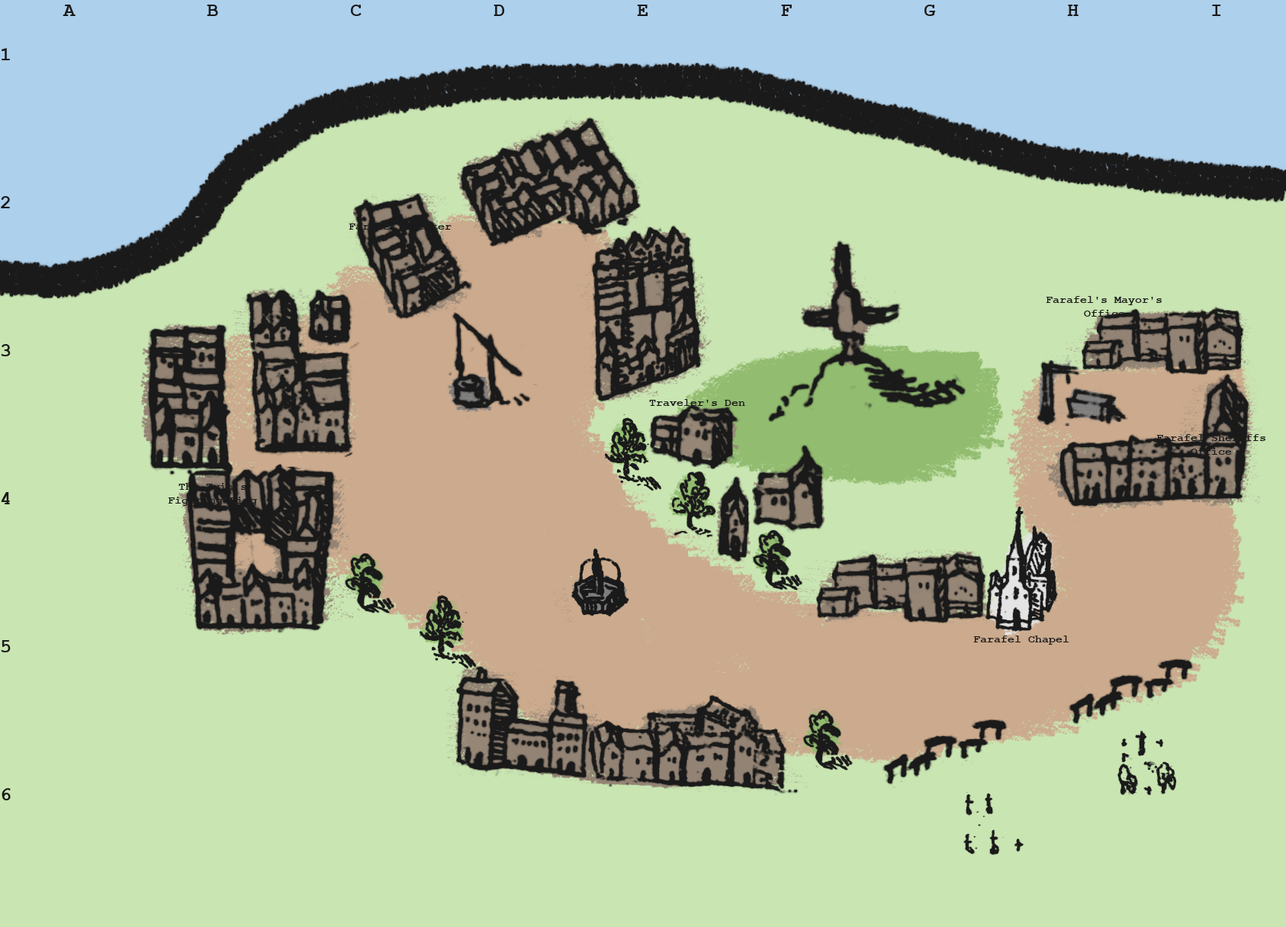
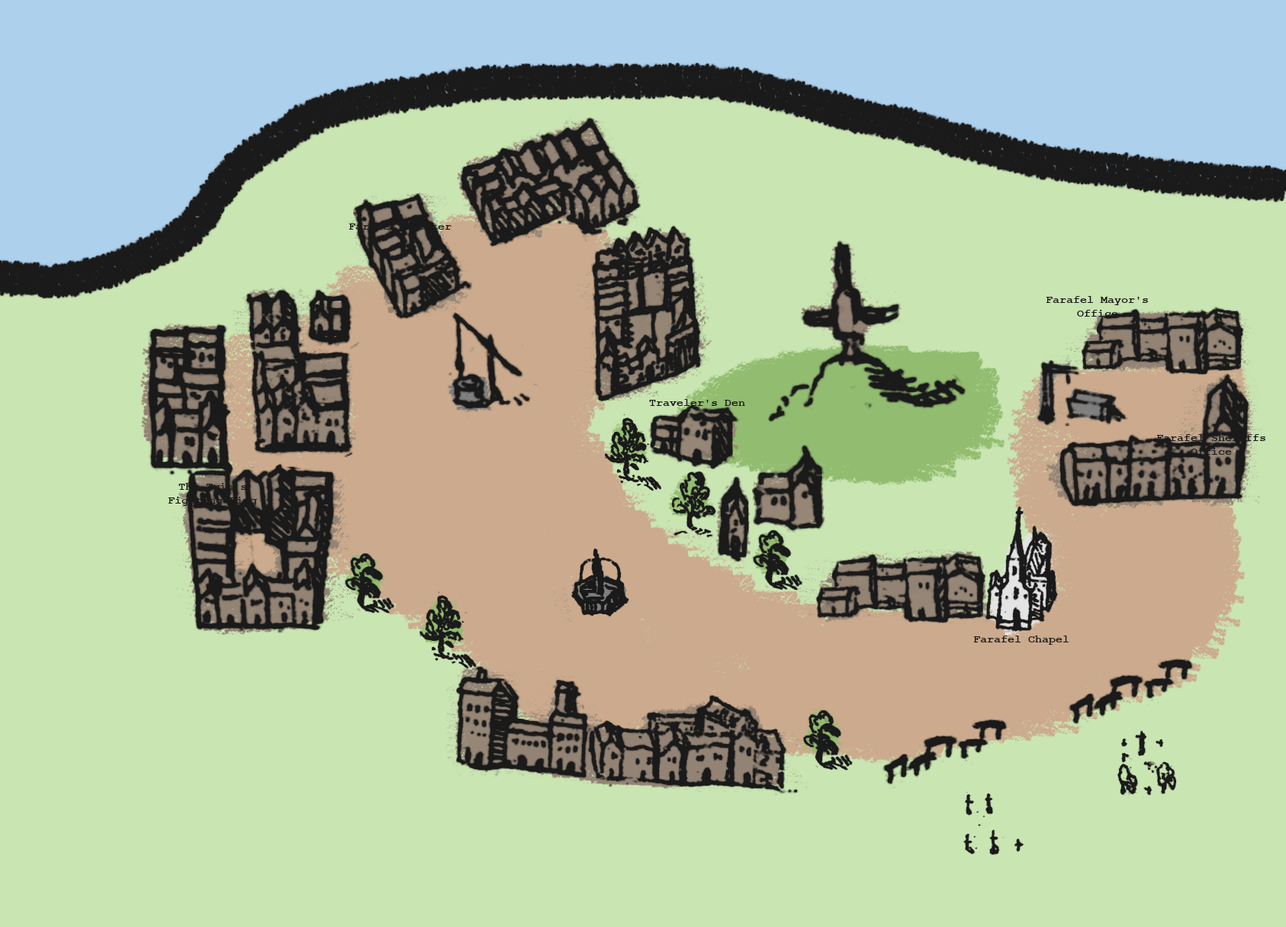
Layer changes from the first 1286 x 927 image to the second:
renamed "Farafel's Mayor's ..." to "Farafel Mayor's ...", painted on it over [1076, 296, 1162, 317]
hid group "Grid Group" (3 layers) over [0, 4, 1221, 800]
